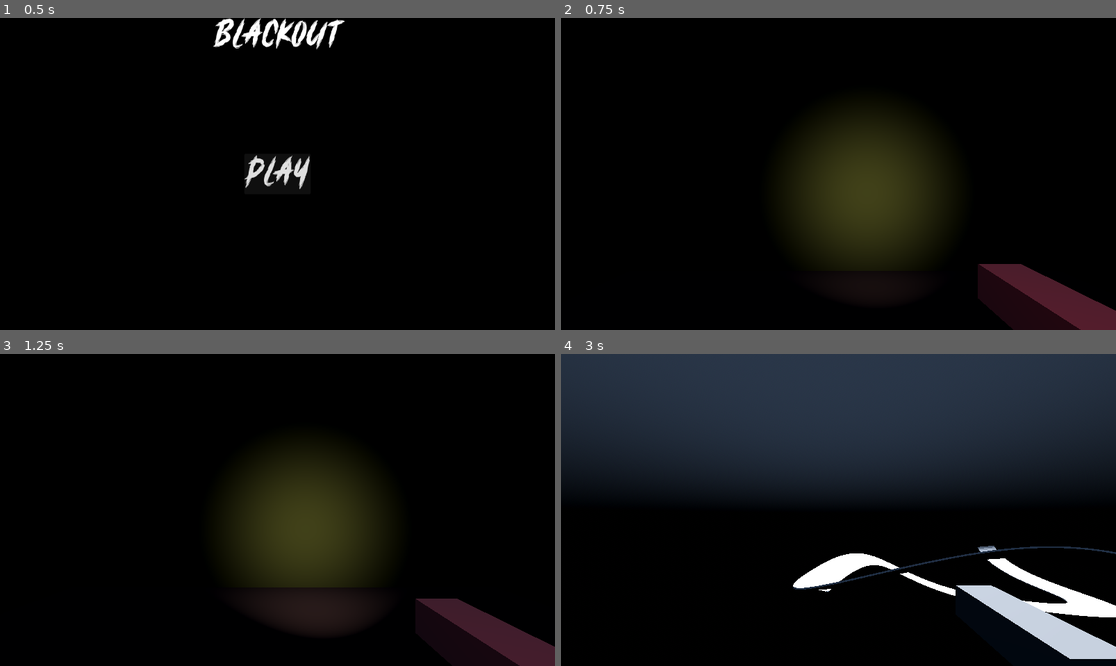
Above: before the commit, frames 1-4 (two rows, left to right).
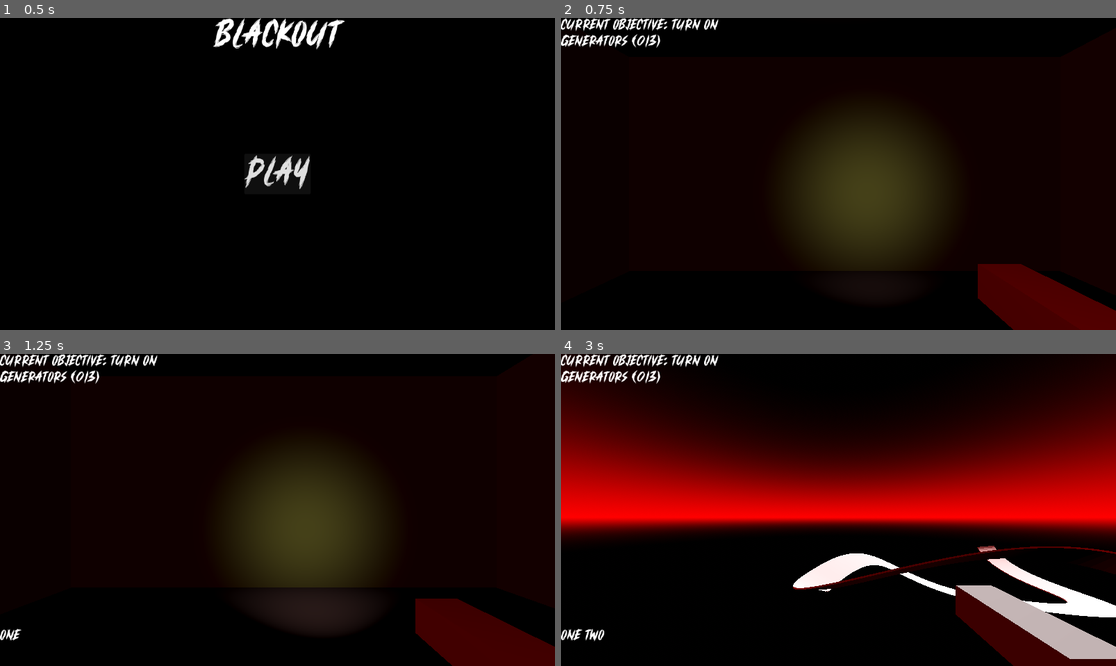
Above: after the commit, the same moments.

Repository: CodeOS99/Blackout
Game: Godot game, scene res://scenes/main_menu.tscn
The game is run twice, just before and just after one commit, with the same random seed, the same clock (stepped at 60 frames per second) and the same inputs.
Inputs (mouse positions are in pixels of both pictures, inside the frame that each line leads up to):
- Up to frame 1 (0.5 s): no input
- Up to frame 2 (0.75 s): click "Play" at 0.5 s
- Up to frame 3 (1.25 s): no input
- Up to frame 4 (3 s): tap Enter at 1.25 s; move the mouse to (866, 510) at 1.27 s; hold Shift (sprint) 1.28-2.03 s; hold W (up) from 1.28 s (still down); tap Space (jump) at 1.52, 2.27 s; move the mouse to (810, 510) at 2.02 s; tap Alt at 2.1 s; move the mouse to (849, 503) at 2.77 s; hold Shift (sprint) from 2.78 s (still down)

Frame 1 is identical in both runs. In frame 2, 4.7% of the frame differs, in the area x 0-100%, y 0-100%; in frame 3, 4.8%; in frame 4, 63%.

Commit message:
Added a simple dialogue system

Diff:
--- a/scenes/main_game.tscn
+++ b/scenes/main_game.tscn
@@ -5,11 +5,10 @@
 [ext_resource type="Material" uid="uid://0srlogl3whdu" path="res://assets/materials/wall.tres" id="3_qxcw0"]
 
 [sub_resource type="ProceduralSkyMaterial" id="ProceduralSkyMaterial_0hhfp"]
-sky_top_color = Color(0.146665, 0.182903, 0.233298, 1)
-sky_horizon_color = Color(0, 0, 0, 1)
-sky_cover_modulate = Color(0, 0, 0, 1)
+sky_top_color = Color(0, 0, 0, 1)
+sky_horizon_color = Color(1, 0, 0, 1)
 ground_bottom_color = Color(0, 0, 0, 1)
-ground_horizon_color = Color(0, 0, 0, 1)
+ground_horizon_color = Color(1, 0, 0, 1)
 sun_angle_max = 0.0
 
 [sub_resource type="Sky" id="Sky_p23ln"]
@@ -173,6 +172,4 @@
 path_joined = false
 material = SubResource("StandardMaterial3D_uyacc")
 
-[node name="StaticBody3D" type="StaticBody3D" parent="."]
-
 [editable path="Player"]
--- a/scenes/player.tscn
+++ b/scenes/player.tscn
@@ -1,6 +1,7 @@
-[gd_scene load_steps=5 format=3 uid="uid://dn85pabpofvf6"]
+[gd_scene load_steps=6 format=3 uid="uid://dn85pabpofvf6"]
 
 [ext_resource type="Script" path="res://scripts/player.gd" id="1_sey8o"]
+[ext_resource type="Script" path="res://scripts/dialogue_label.gd" id="2_xoino"]
 
 [sub_resource type="CapsuleMesh" id="CapsuleMesh_5ngrx"]
 height = 5.0
@@ -35,3 +36,41 @@
 light_energy = 16.0
 spot_range = 6.19936
 spot_angle = 38.3213
+
+[node name="Control" type="Control" parent="."]
+layout_mode = 3
+anchors_preset = 15
+anchor_right = 1.0
+anchor_bottom = 1.0
+grow_horizontal = 2
+grow_vertical = 2
+mouse_filter = 2
+
+[node name="HUD" type="Control" parent="Control"]
+layout_mode = 1
+anchors_preset = 15
+anchor_right = 1.0
+anchor_bottom = 1.0
+grow_horizontal = 2
+grow_vertical = 2
+mouse_filter = 2
+
+[node name="QuestLabel" type="Label" parent="Control/HUD"]
+layout_mode = 0
+offset_right = 40.0
+offset_bottom = 16.0
+theme_override_font_sizes/font_size = 30
+text = "Current Objective: Turn on
+generators (0/3)"
+
+[node name="DialogueLabel" type="RichTextLabel" parent="Control/HUD"]
+layout_mode = 1
+anchors_preset = 12
+anchor_top = 1.0
+anchor_right = 1.0
+anchor_bottom = 1.0
+offset_top = -78.0
+grow_horizontal = 2
+grow_vertical = 0
+theme_override_font_sizes/normal_font_size = 30
+script = ExtResource("2_xoino")
--- /dev/null
+++ b/scripts/dialogue_label.gd
@@ -0,0 +1,25 @@
+extends RichTextLabel
+
+const TIME_BETWEEN_LETTERS: float = .1
+
+var wait_time: float
+var typing: bool = false
+var waiting: bool = false
+var typing_timer = TIME_BETWEEN_LETTERS
+
+func _process(delta: float) -> void:
+	if typing:
+		typing_timer -= delta
+		if typing_timer <= 0:
+			typing_timer = TIME_BETWEEN_LETTERS
+			visible_characters += 1
+			if visible_characters == len(text):
+				typing = false
+				waiting = true
+	elif waiting:
+		if wait_time > 0:
+			wait_time -= delta
+		else:
+			waiting = false
+			var t = get_tree().create_tween()
+			t.tween_property(self, "modulate", Color(1, 1, 1, 0), wait_time)
--- a/scripts/player.gd
+++ b/scripts/player.gd
@@ -20,11 +20,11 @@
 
 @onready var head = $Head
 @onready var camera = $Head/Camera3D
-
+@onready var dialogue_label = $Control/HUD/DialogueLabel
 
 func _ready():
 	Input.set_mouse_mode(Input.MOUSE_MODE_CAPTURED)
-
+	add_dialogue("one two", 3)
 
 func _unhandled_input(event):
 	if event is InputEventMouseMotion:
@@ -79,3 +79,8 @@
 	pos.y = sin(time * BOB_FREQ) * BOB_AMP
 	pos.x = cos(time * BOB_FREQ / 2) * BOB_AMP
 	return pos
+
+func add_dialogue(text: String, wait_time: float): # wait_time is the time for which the ocmplete text is shown
+	dialogue_label.text = text
+	dialogue_label.wait_time = wait_time
+	dialogue_label.typing = true
